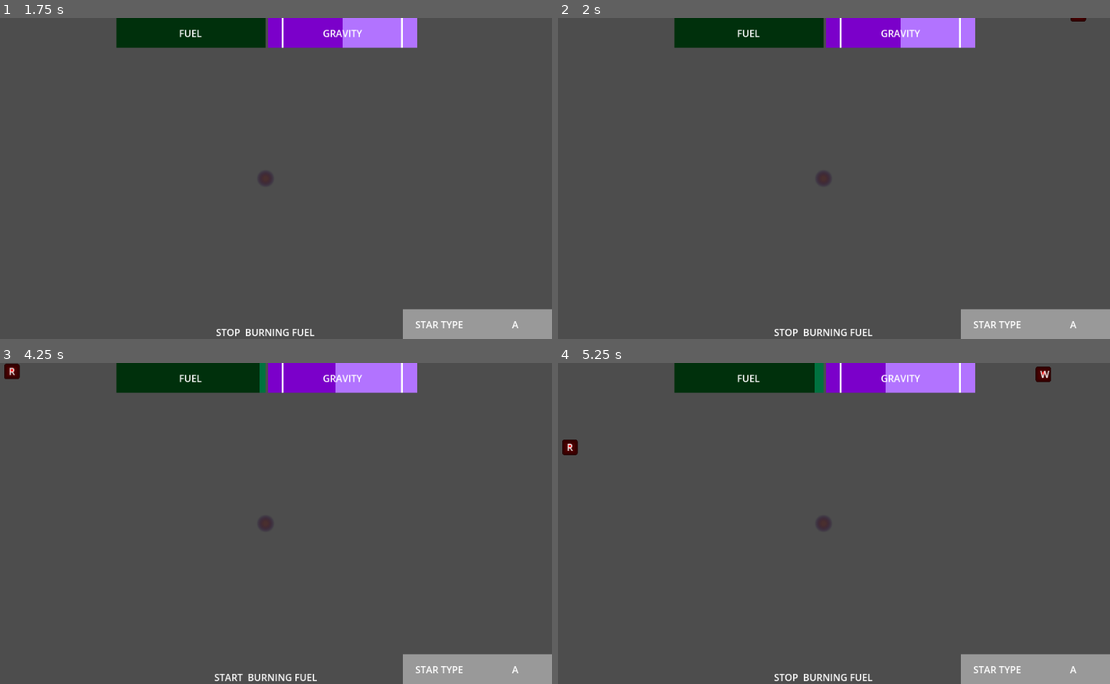
Above: before the commit, frames 1-4 (two rows, left to right).
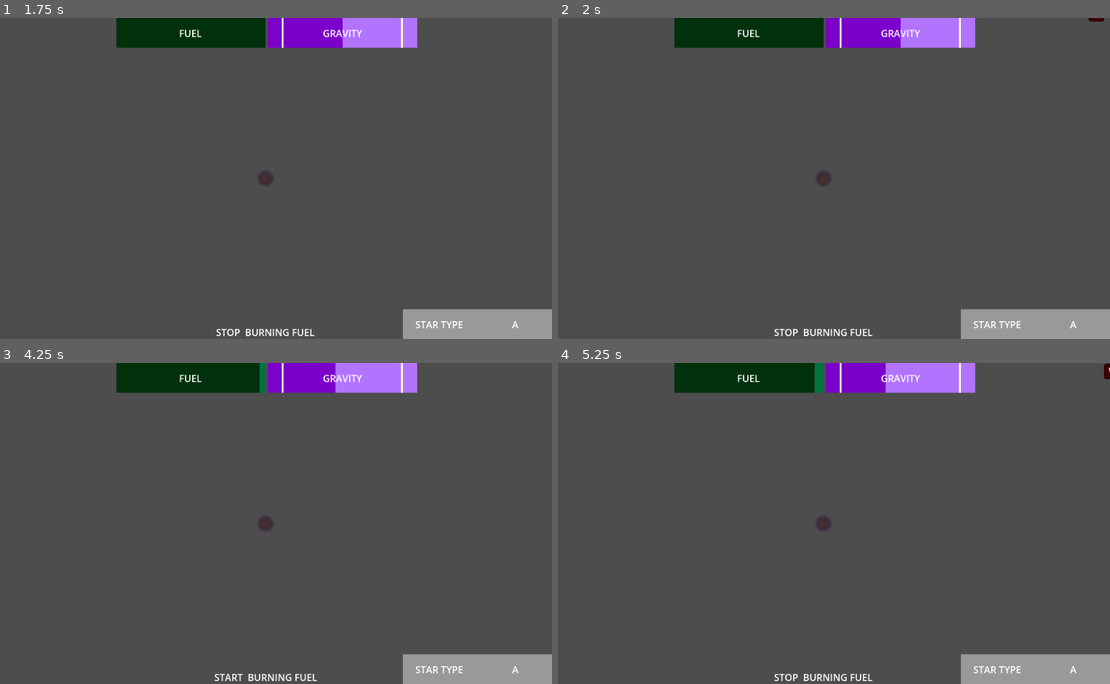
Above: after the commit, the same moments.

Repository: danGerep/cosmic-seed
Game: Godot game, scene res://space.tscn
Two runs of this game, one before a commit and one after it. Both use one fixed random seed, a clock stepped at 60 frames per second and the inputs below. The engine's default icon, where the game draws it, is replaced by a stand-in: a white triangle on a blue panel in a dark square.
Inputs (mouse positions are in pixels of both pictures, inside the frame that each line leads up to):
- Up to frame 1 (1.75 s): tap Enter at 0.5 s; move the mouse to (391, 162) at 0.52 s; press the mouse at (391, 162) at 0.53 s; hold D 0.53-1.28 s; tap Space at 0.77, 1.25, 1.52 s; move the mouse to (149, 194) at 1.27 s; release the mouse at (149, 194) at 1.28 s; hold S from 1.28 s (still down); tap Q at 1.35 s
- Up to frame 2 (2 s): keep holding S
- Up to frame 3 (4.25 s): tap Enter at 2 s; move the mouse to (320, 452) at 2.02 s; release S at 2.03 s; hold D 2.03-2.78 s; tap E at 2.1 s; move the mouse to (237, 587) at 2.77 s; hold W 2.78-3.53 s; tap R at 2.85 s; tap Space at 3.02, 3.5, 3.77 s; move the mouse to (436, 571) at 3.52 s; hold A from 3.53 s (still down); tap F at 3.6 s
- Up to frame 4 (5.25 s): tap Enter at 4.25 s; move the mouse to (651, 475) at 4.27 s; tap Z at 4.35 s; tap Space at 4.52 s; move the mouse to (850, 523) at 5.02 s; release A at 5.03 s; hold S from 5.03 s (still down); tap X at 5.1 s

Frame 1 is identical in both runs. In frame 2, less than 0.1% of the frame differs, in the area x 92-99%, y 0-2%; in frame 3, 0.1%; in frame 4, 0.3%, in the area x 0-100%, y 0-29%.

Commit message:
add linear velocity to the things

Diff:
--- a/bad_thing.gd
+++ b/bad_thing.gd
@@ -21,6 +21,8 @@
 	label.text = letters[key]
 	current_key = key
 
+	linear_velocity = Vector2(randf_range(-100.0, 100.0), 0.0)
+
 
 func _unhandled_input(event):
 	if event is InputEventKey and event.pressed:
--- a/good_thing.gd
+++ b/good_thing.gd
@@ -13,6 +13,7 @@
 	area_2d.mouse_entered.connect(mouse_entered)
 	area_2d.mouse_exited.connect(mouse_exited)
 
+	linear_velocity = Vector2(randf_range(-100.0, 100.0), 0.0)
 
 func mouse_entered() -> void:
 	draggable = true
